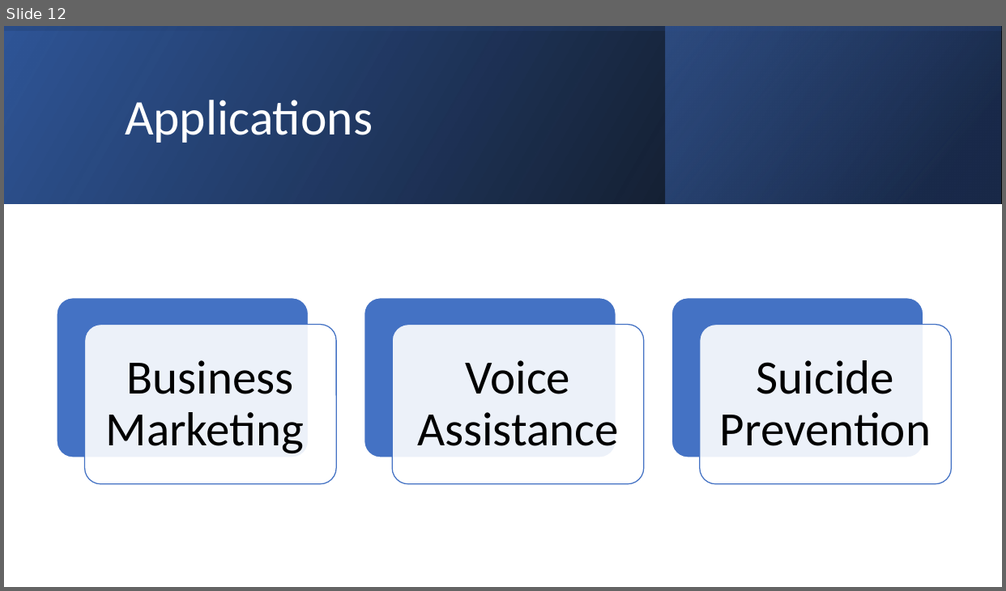
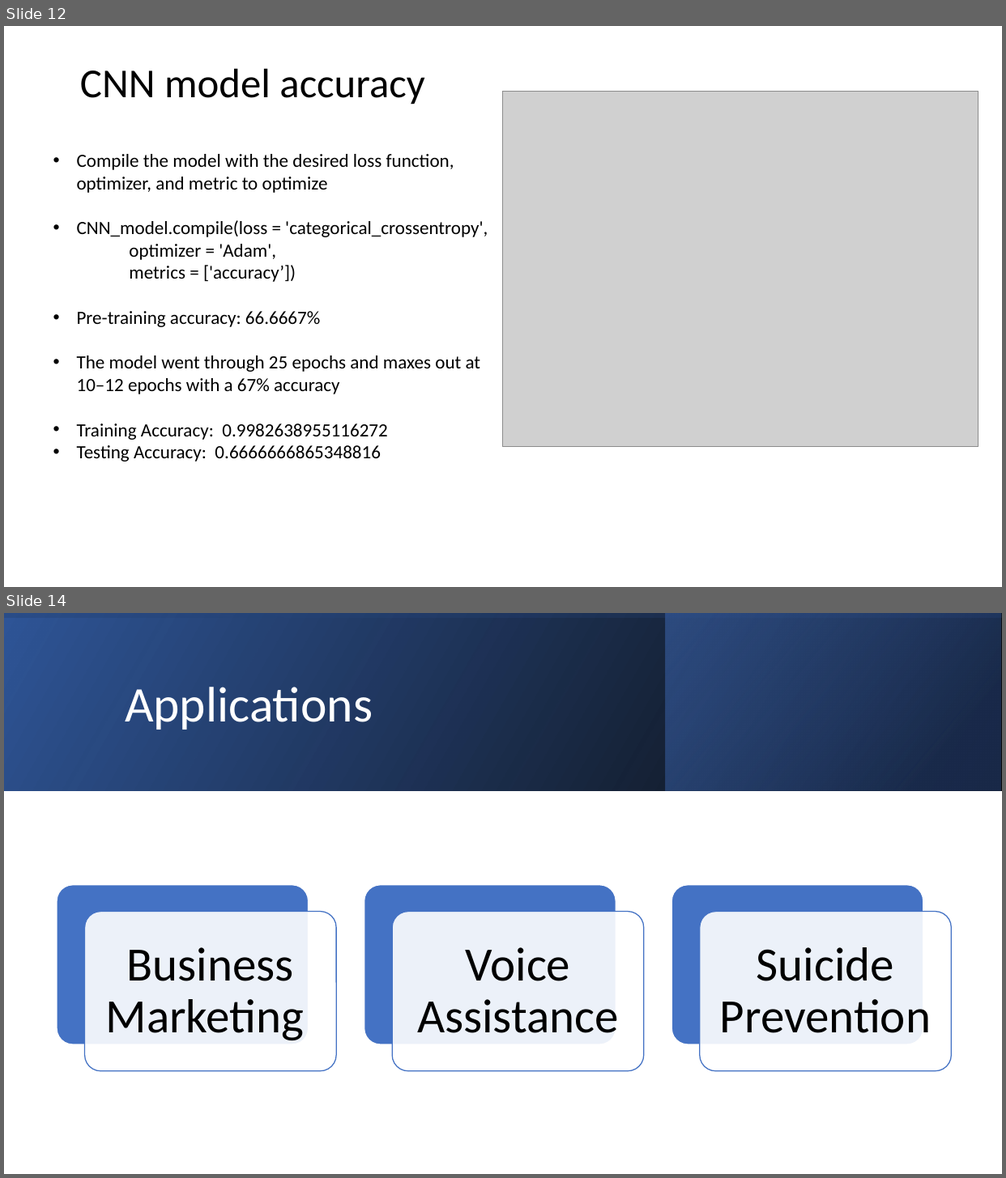
Before and after one commit to AprilHolmes7825/credit_card_fraud_project, a slide deck: Project4.pptx. Shown one above the other, each under a label of ours: slide 12 before the commit, slides 12 and 14 after it; the slides between them are not shown. The pictures are 1006x591 and 1006x1178 pixels, drawn with LibreOffice and Linux fonts; fonts in the diff are those of the drawing; grey boxes stand for pictures. Boxes give left, top, right and bottom in pixels: in the first picture for what was removed or moved away, otherwise in the second. Text is boxed around its words. In the diff, an @@ line names an element or a change of style, - is before the commit and + after.

```diff
--- a/Project4.pptx
+++ b/Project4.pptx
@@ slide 12 added at (x1=4, y1=26, x2=1002, y2=587), background #FFFFFF @@
@@ title added at (x1=80, y1=68, x2=424, y2=105), 39.6 pt, text #000000 @@
+CNN model accuracy
@@ picture added at (x1=503, y1=91, x2=978, y2=447) @@
@@ text added at (x1=77, y1=154, x2=488, y2=462), 18 pt, text #000000 @@
+• Compile the model with the desired loss function, optimizer, and metric to optimize
+• CNN_model.compile(loss = 'categorical_crossentropy',
+optimizer = 'Adam',
+metrics = ['accuracy’])
+• Pre-training accuracy: 66.6667%
+• The model went through 25 epochs and maxes out at 10–12 epochs with a 67% accuracy
+• Training Accuracy: 0.9982638955116272
+• Testing Accuracy: 0.6666666865348816
@@ what was slide 12 is now slide 14 @@
```
Also in this commit, not shown: 6 other slides added, 5 slides removed.
